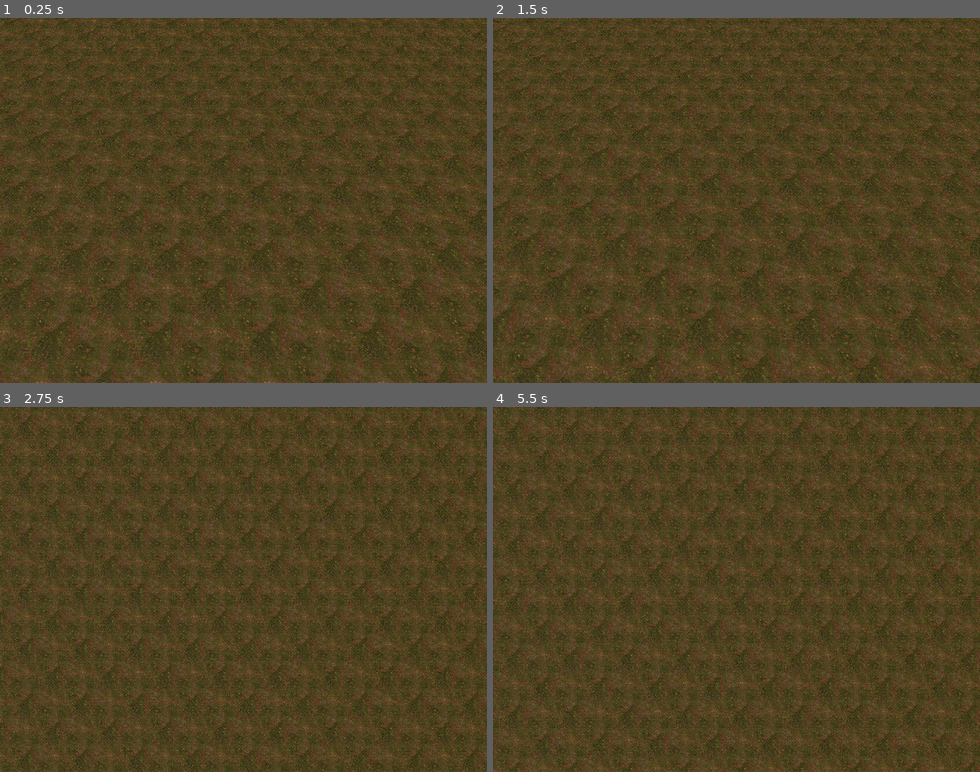
Above: before the commit, frames 1-4 (two rows, left to right).
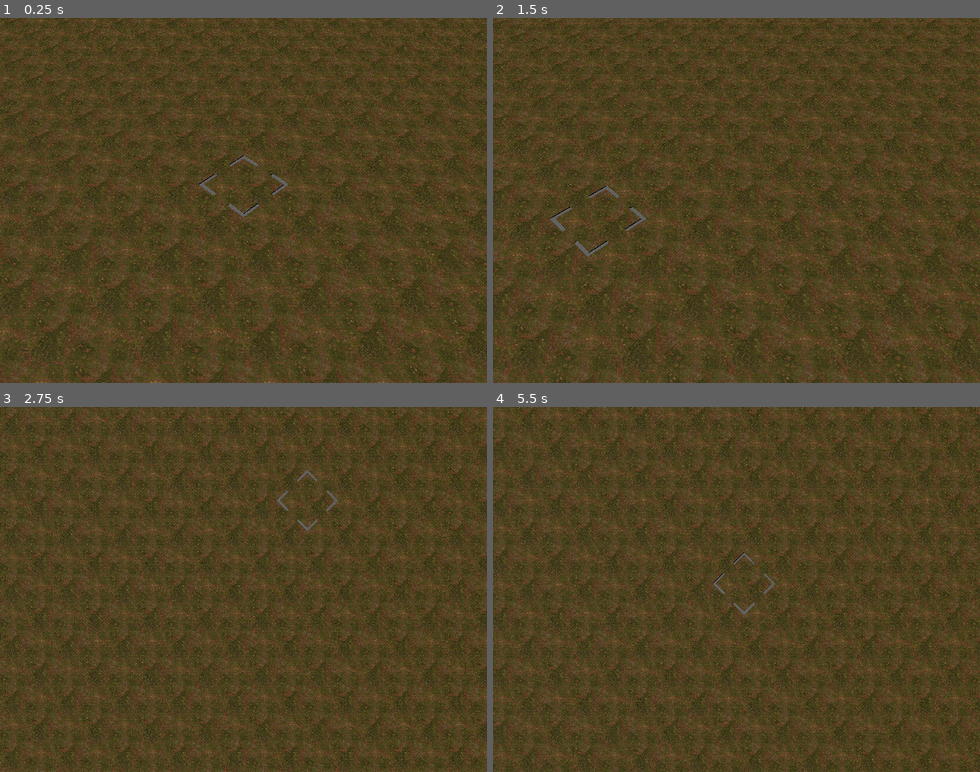
Above: after the commit, the same moments.

Repository: LucasBoe/Fiction
Game: Godot game, scene res://scenes/main.tscn
Two runs of this game, one before a commit and one after it. Both use one fixed random seed, a clock stepped at 60 frames per second and the inputs below.
Inputs (mouse positions are in pixels of both pictures, inside the frame that each line leads up to):
- Up to frame 1 (0.25 s): no input
- Up to frame 2 (1.5 s): tap Enter at 0.5 s; move the mouse to (843, 182) at 0.52 s; hold D (move_right) 0.53-1.28 s; tap Tab (toggle_camera) at 0.6, 1.35 s; click (843, 182) at 0.67 s; move the mouse to (639, 218) at 1.27 s; hold S (move_back) from 1.28 s (still down); click (639, 218) at 1.42 s
- Up to frame 3 (2.75 s): move the mouse to (292, 509) at 2.02 s; release S (move_back) at 2.03 s; hold D (move_right) from 2.03 s (still down); tap Mouse wheel up (zoom_in) at 2.1 s; click (292, 509) at 2.17 s; tap Tab (toggle_camera) at 2.3 s
- Up to frame 4 (5.5 s): move the mouse to (712, 662) at 2.77 s; release D (move_right) at 2.78 s; hold W (move_forward) 2.78-3.53 s; tap Mouse wheel down (zoom_out) at 2.85 s; click (712, 662) at 2.92 s; tap Tab (toggle_camera) at 3.05, 3.6, 4.35, 5.3 s; move the mouse to (882, 644) at 3.52 s; hold A (move_left) 3.53-5.03 s; click (882, 644) at 3.67 s; move the mouse to (590, 534) at 4.27 s; click (590, 534) at 4.42 s; move the mouse to (760, 589) at 5.02 s; hold S (move_back) from 5.03 s (still down); tap Mouse wheel up (zoom_in) at 5.1 s; click (760, 589) at 5.17 s

The runs differ from the first frame. In frame 1, 0.2% of the frame differs, in the area x 40-60%, y 37-55%; in frame 2, 29%; in frame 3, 26%; in frame 4, 29%, in the area x 0-100%, y 0-100%.

Commit message:
ADDED: empty raycast for grid

Diff:
--- a/scenes/main.tscn
+++ b/scenes/main.tscn
@@ -1,8 +1,10 @@
-[gd_scene load_steps=4 format=3 uid="uid://b4g3uav2f0004"]
+[gd_scene load_steps=6 format=3 uid="uid://b4g3uav2f0004"]
 
 [ext_resource type="Script" uid="uid://dqkdol1omhl6q" path="res://scripts/map_loader.gd" id="1_jyhfs"]
+[ext_resource type="Script" uid="uid://b4fgi7bkj10bh" path="res://scripts/raycast_handler.gd" id="3_jyhfs"]
 [ext_resource type="Script" uid="uid://bi12xtbot7xcv" path="res://scripts/camera.gd" id="3_sugp2"]
 [ext_resource type="PackedScene" path="res://scenes/PostProcessing.tscn" id="4_jyhfs"]
+[ext_resource type="ArrayMesh" uid="uid://c4lua1h8uyfcy" path="res://meshes/selection_Cursor.obj" id="4_tbgi4"]
 
 [node name="main" type="Node"]
 
@@ -11,7 +13,7 @@
 
 [node name="Camera" type="Node3D" parent="."]
 script = ExtResource("3_sugp2")
-move_speed = 1.0
+move_speed = 3.0
 
 [node name="Perspective" type="Camera3D" parent="Camera"]
 transform = Transform3D(0.707107, -0.5, 0.5, 0, 0.707107, 0.707107, -0.707107, -0.5, 0.5, 4, 6, 4)
@@ -21,7 +23,14 @@
 transform = Transform3D(0.707107, -0.707107, -3.09086e-08, 0, -4.37114e-08, 1, -0.707107, -0.707107, -3.09086e-08, 0, 6, 0)
 visible = false
 
+[node name="RaycastHandler" type="Node" parent="."]
+script = ExtResource("3_jyhfs")
+
+[node name="Cursor" type="MeshInstance3D" parent="RaycastHandler"]
+mesh = ExtResource("4_tbgi4")
+
 [node name="DirectionalLight3D" type="DirectionalLight3D" parent="."]
 transform = Transform3D(0.804324, -9.58829e-08, -0.594191, 0.358686, 0.797247, 0.485533, 0.473717, -0.603653, 0.641245, 0, 10, 0)
+shadow_enabled = true
 
 [node name="PostProcessing" parent="." instance=ExtResource("4_jyhfs")]
--- a/scripts/camera.gd
+++ b/scripts/camera.gd
@@ -20,10 +20,12 @@
 	handle_zoom(delta)
 	handle_move(delta)
 
+func get_current_camera() -> Camera3D:
+	return perspective_camera if current_camera_mode == camera_mode.PERSPECTIVE else topdown_camera
+
 func set_camera(mode):
 	current_camera_mode = mode
-	var cam = perspective_camera if mode == camera_mode.PERSPECTIVE else topdown_camera
-	cam.current = true
+	get_current_camera().current = true
 
 func handle_toggle():
 	if Input.is_action_just_pressed("toggle_camera"):
--- /dev/null
+++ b/scripts/raycast_handler.gd
@@ -0,0 +1,46 @@
+extends Node
+
+@onready var camera_handler = $"../Camera"
+@onready var cursor_3d = $Cursor
+
+func _process(delta):
+	var hit_pos = get_mouse_on_y0_plane()
+	if hit_pos != null:
+		print("Hit on y = 0 plane at: ", hit_pos)
+		var x = round(hit_pos.x - .5) + .5
+		var z = round(hit_pos.z - .5) + .5
+		cursor_3d.global_position = Vector3(x, .025, z)
+	else:
+		print("No intersection with y = 0 plane.")
+
+func _unhandled_input(event: InputEvent) -> void:
+	if event is InputEventMouseButton \
+	and event.button_index == MOUSE_BUTTON_LEFT \
+	and event.pressed:
+		var hit_pos = get_mouse_on_y0_plane()
+		if hit_pos != null:
+			print("Hit on y = 0 plane at: ", hit_pos)
+		else:
+			print("No intersection with y = 0 plane.")
+
+
+func get_mouse_on_y0_plane():
+	var camera = camera_handler.get_current_camera()
+
+	var mouse_pos: Vector2 = get_viewport().get_mouse_position()
+	var origin: Vector3 = camera.project_ray_origin(mouse_pos)
+	var direction: Vector3 = camera.project_ray_normal(mouse_pos)
+
+	# If direction.y == 0, the ray is parallel to the plane (no intersection)
+	if direction.y == 0.0:
+		return null
+
+	# Solve origin.y + direction.y * t = 0  →  t = -origin.y / direction.y
+	var t: float = -origin.y / direction.y
+
+	# If t < 0, intersection is *behind* the camera → ignore
+	if t < 0.0:
+		return null
+
+	var hit_pos: Vector3 = origin + direction * t
+	return hit_pos
Not shown, added: scripts/raycast_handler.gd.uid
